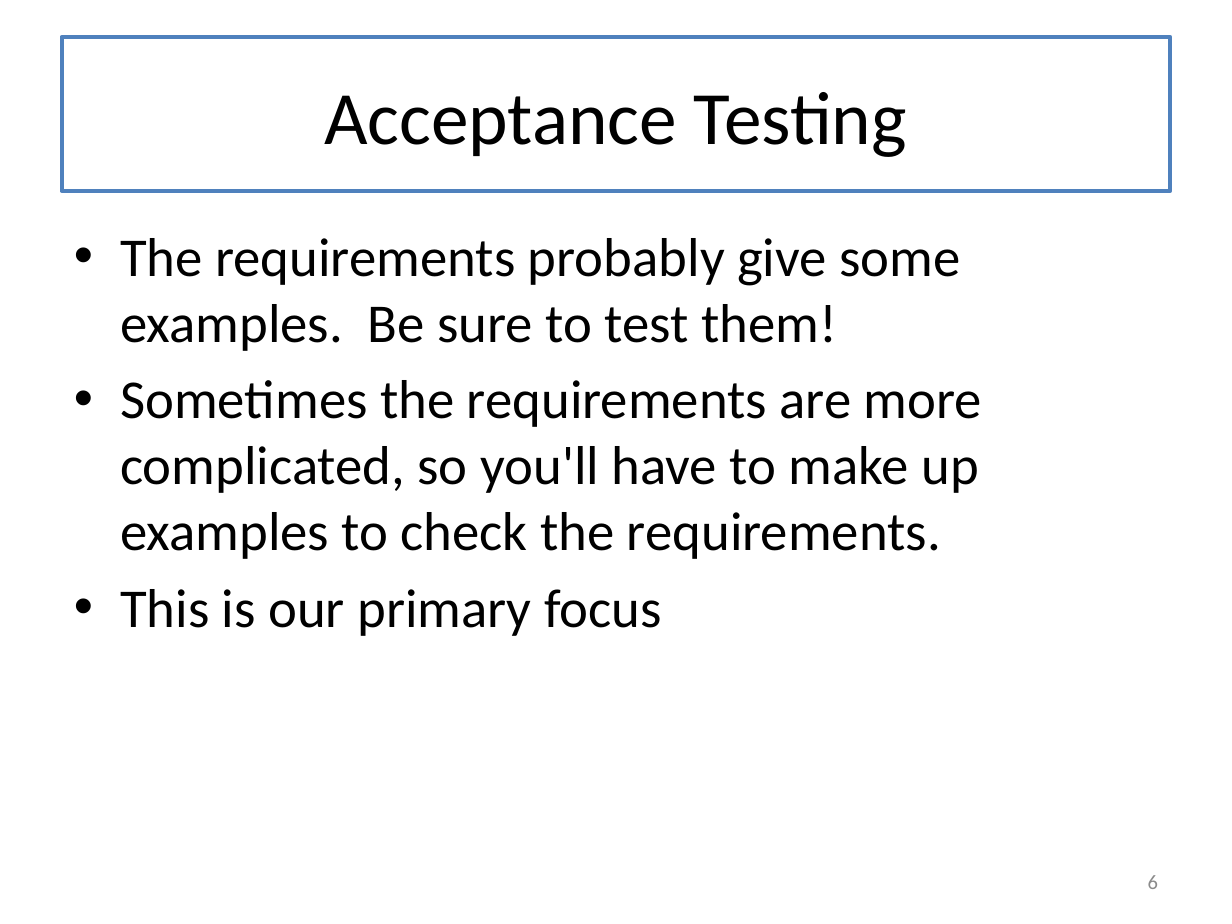
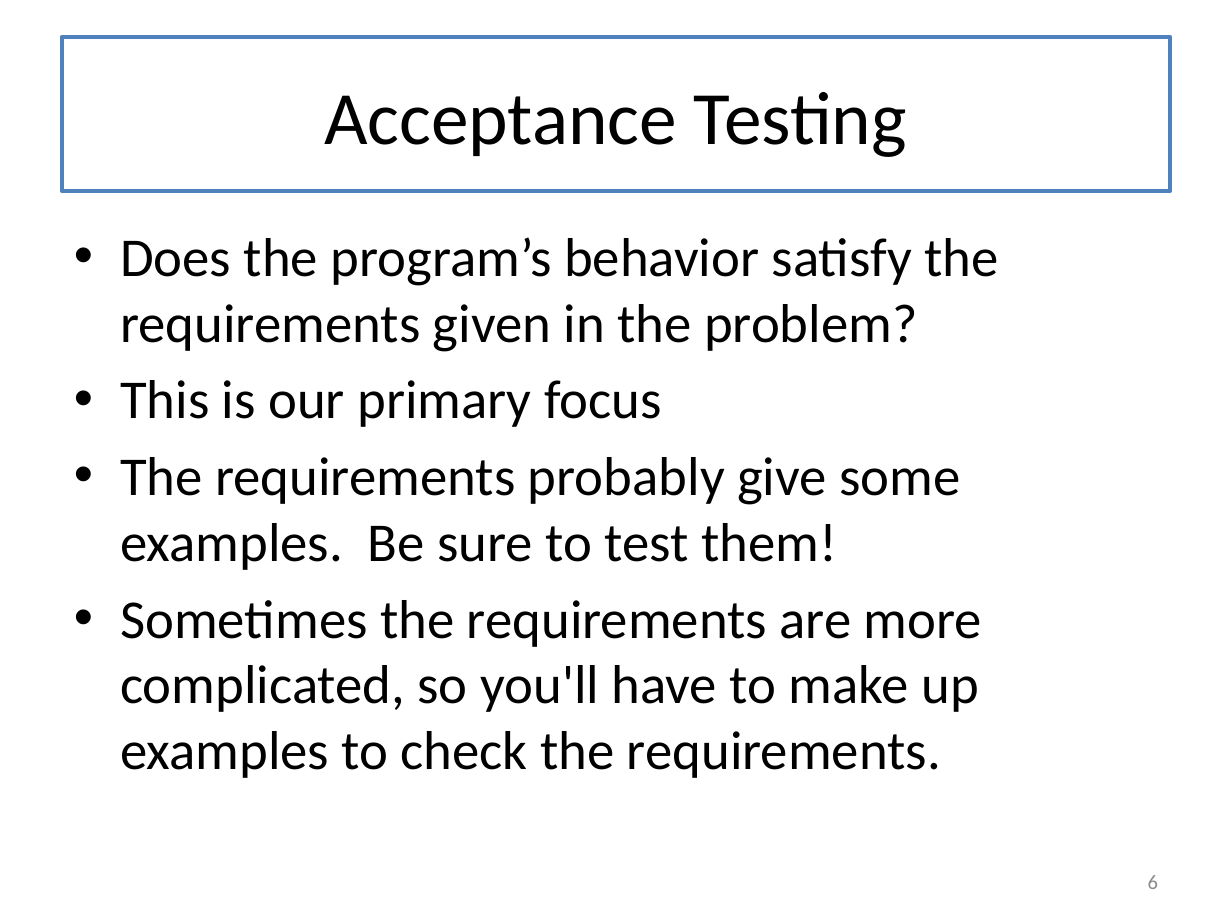
Before and after one commit to mwand/cs5010f17, a slide deck: slide 6 of Slides/Lesson 2.4 Testing.pptx. Drawn at 1232x924 pixels with LibreOffice and Linux fonts; fonts in the diff are those of the drawing. Boxes give left, top, right and bottom in pixels: in the first picture for what was removed or moved away, otherwise in the second. Text is boxed around its words. In the diff, an @@ line names an element or a change of style, - is before the commit and + after.

```diff
--- a/Slides/Lesson 2.4 Testing.pptx
+++ b/Slides/Lesson 2.4 Testing.pptx
@@ text at box(120, 237, 998, 427): paragraphs added @@
+• Does the program’s behavior satisfy the requirements given in the problem?
+• This is our primary focus
@@ text at box(120, 589, 662, 636): paragraph removed @@
-• This is our primary focus
```
Also in this commit, not shown: 14 other slides changed, 7 other files.
